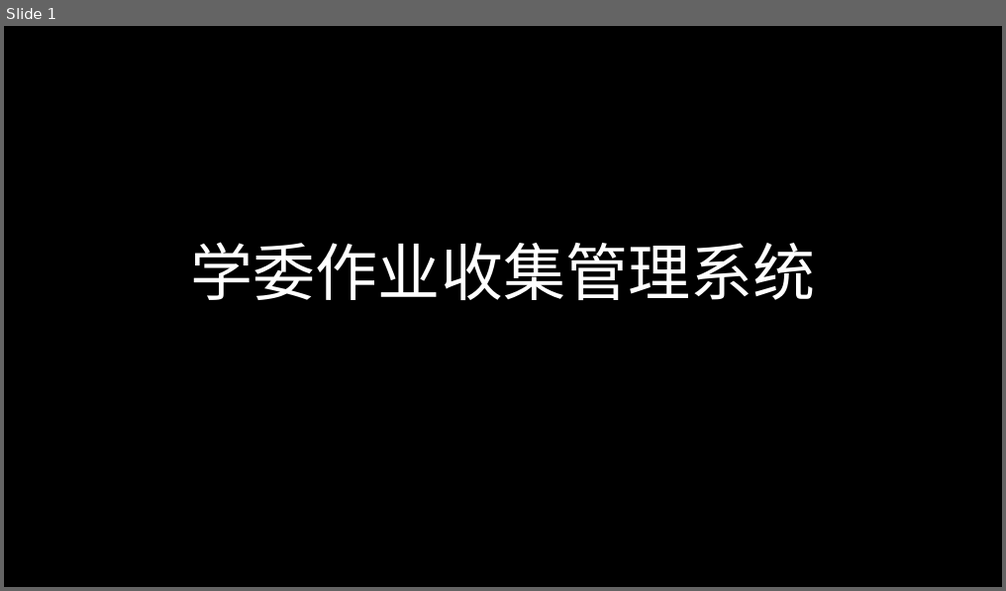
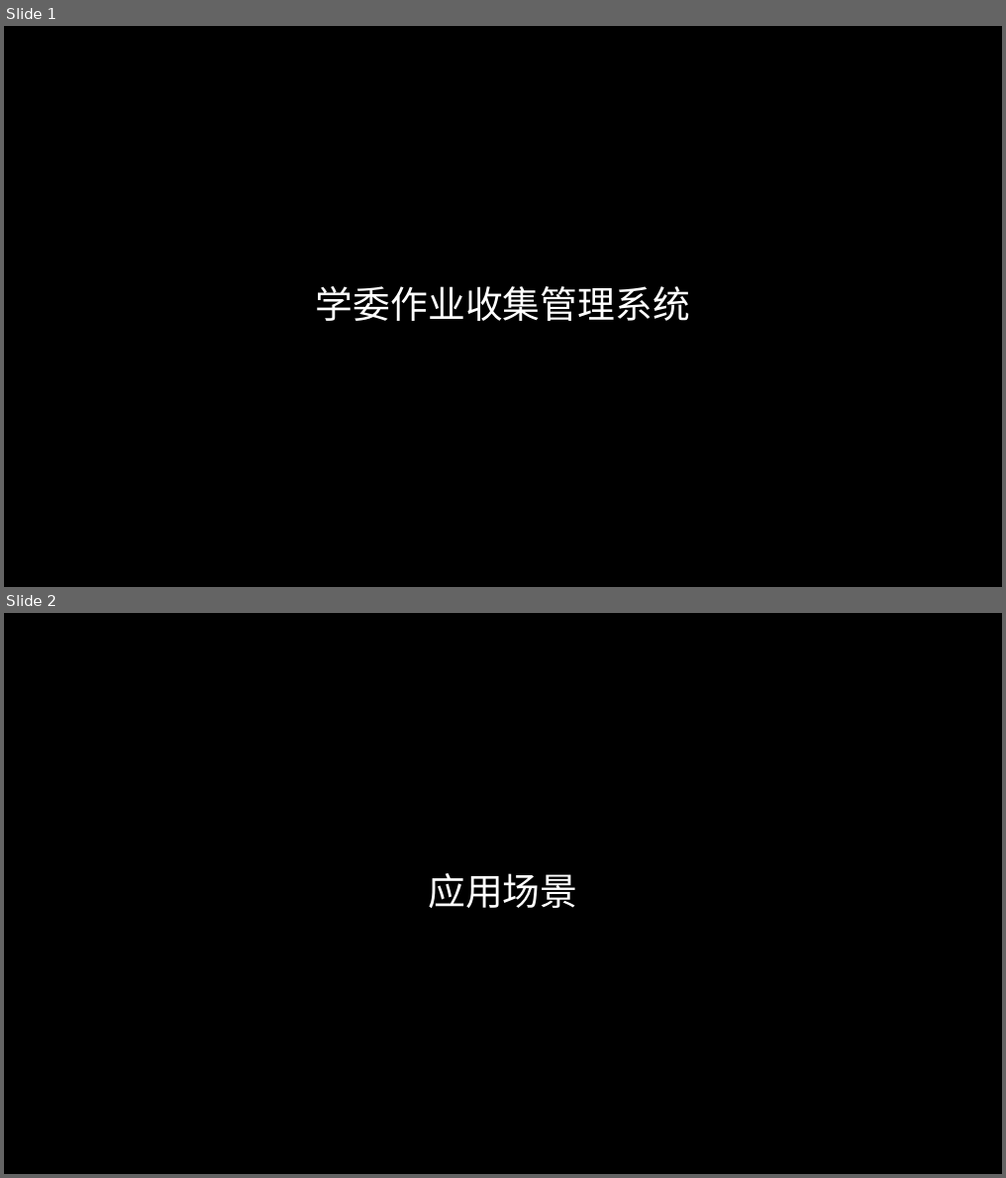
Before and after one commit to mind-dance/students-assignments, a slide deck: 学委作业收集管理系统.pptx. Shown one above the other, each under a label of ours: slide 1 before the commit, slides 1 and 2 after it. The pictures are 1006x591 and 1006x1178 pixels, drawn with LibreOffice and Linux fonts; fonts in the diff are those of the drawing. Boxes give left, top, right and bottom in pixels: in the first picture for what was removed or moved away, otherwise in the second. Text is boxed around its words. In the diff, an @@ line names an element or a change of style, - is before the commit and + after.

```diff
--- a/学委作业收集管理系统.pptx
+++ b/学委作业收集管理系统.pptx
@@ slide 2 added at [4, 613, 1002, 1174], background #000000 @@
@@ title added at [428, 873, 577, 908], 36 pt, text #FFFFFF @@
+应用场景
@@ slide 1 changed as well @@
@@ title "学委作业收集管理系统": place and size @@
-title "学委作业收集管理系统" at [191, 242, 815, 300]
+title "学委作业收集管理系统" at [316, 286, 690, 321]
@@ title "学委作业收集管理系统" at [316, 286, 690, 321]: size 60 to 36 pt; vertical alignment bottom to middle @@
```
Also in this commit, not shown: 4 other slides changed, 8 slides removed, 3 other files.
